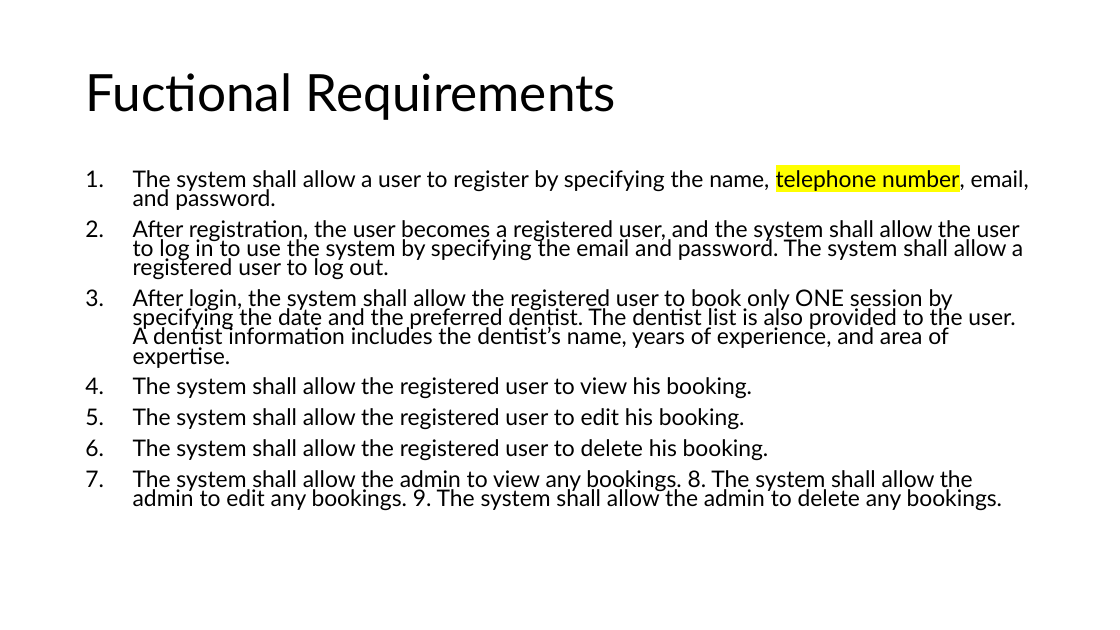
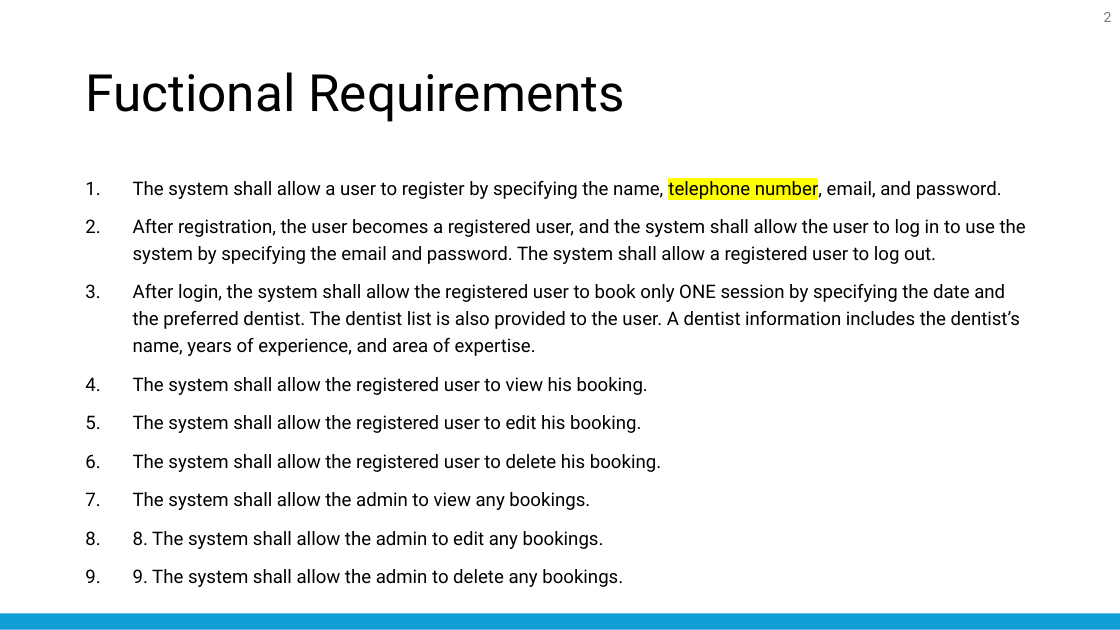
Before and after one commit to nattapong232/DentistBooking, a slide deck: slide 2 of SRS.pptx (slide 4 before the commit). Drawn at 1120x630 pixels with LibreOffice and Linux fonts; fonts in the diff are those of the drawing. Boxes give left, top, right and bottom in pixels: in the first picture for what was removed or moved away, otherwise in the second. Text is boxed around its words. In the diff, an @@ line names an element or a change of style, - is before the commit and + after.

```diff
--- a/SRS.pptx
+++ b/SRS.pptx
@@ page number added at [1104,12,1112,22], 12 pt, text #797979 @@
+2
@@ title "Fuctional Requirements" at [85,72,625,122]: font Lato to Roboto @@
@@ text at [133,177,1026,472]: size 19.6 to 16 pt, font Lato to Roboto in "The system shall allow a user to ...", "After registration, the user becomes a registered ...", "After login, the system shall allow the ...", "The system shall allow the registered user ..." and 2 more places; line spacing 0.7 to 1.2 @@
@@ text at [85,492,623,587]: text changed; size 19.6 to 16 pt; font Lato to Roboto @@
-7. The system shall allow the admin to view any bookings. 8. The system shall allow the admin to edit any bookings. 9. The system shall allow the admin to delete any bookings.
+7. The system shall allow the admin to view any bookings.
+8. 8. The system shall allow the admin to edit any bookings.
+9. 9. The system shall allow the admin to delete any bookings.
@@ rounded rectangle added at [0,613,1120,629], fill #0E9ED5 @@
```
Also in this commit, not shown: 6 other slides changed, 13 slides added, 3 slides removed, 12 other files.
